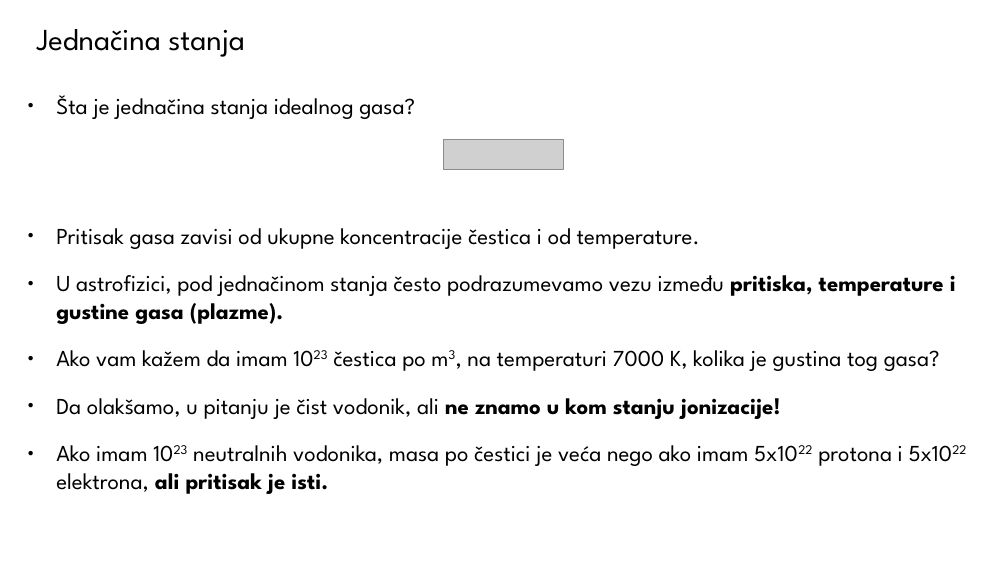
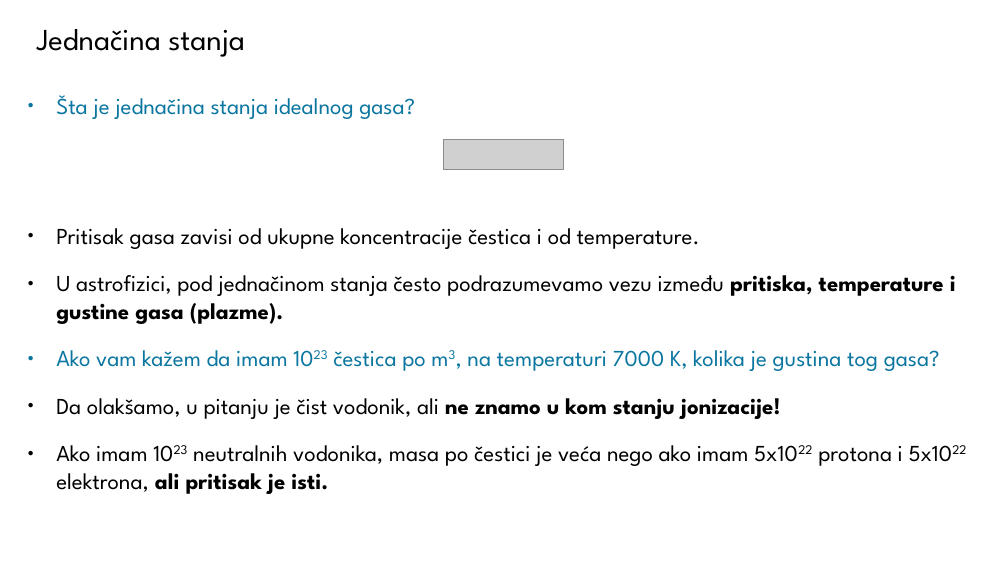
Before and after one commit to ivanzmilic/TZS_matf, a slide deck: slide 26 of Predavanja/Predavanje_03_04_Neprozracnost.pptx. Drawn at 1008x567 pixels with LibreOffice and Linux fonts; fonts in the diff are those of the drawing; grey boxes stand for pictures. Boxes give left, top, right and bottom in pixels: in the first picture for what was removed or moved away, otherwise in the second. Text is boxed around its words. In the diff, an @@ line names an element or a change of style, - is before the commit and + after.

```diff
--- a/Predavanja/Predavanje_03_04_Neprozracnost.pptx
+++ b/Predavanja/Predavanje_03_04_Neprozracnost.pptx
@@ text at bbox=[56, 95, 940, 371]: text colour #000000 to #0B76A0 in "Šta je jednačina stanja idealnog gasa?", "Ako vam kažem da imam 1023 čestica ..." @@
```
Also in this commit, not shown: 9 other slides changed, 2 other files.
